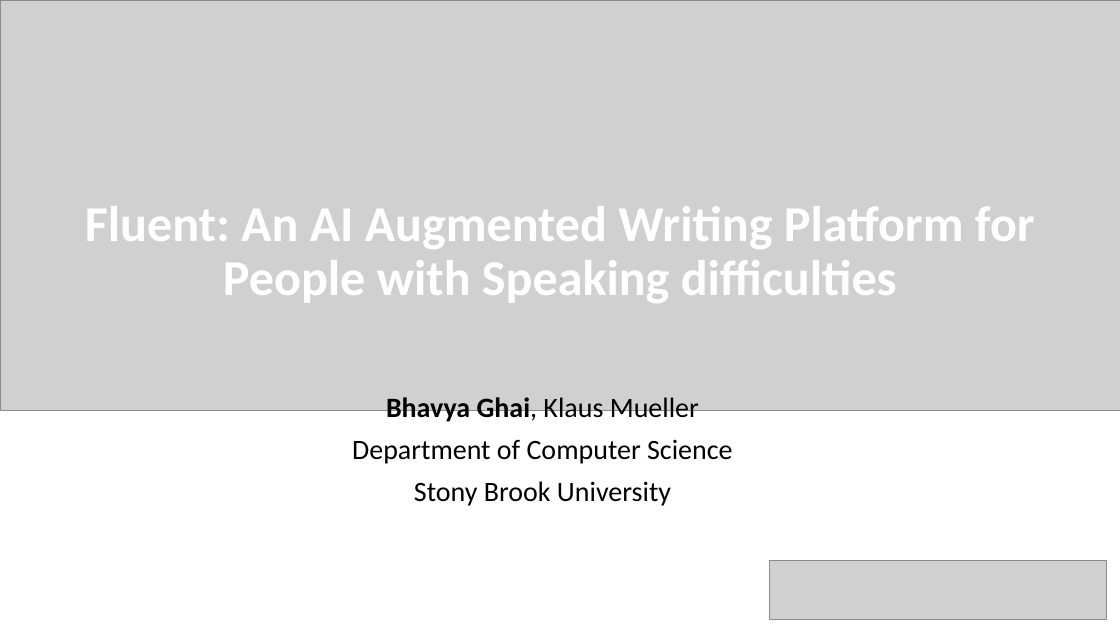
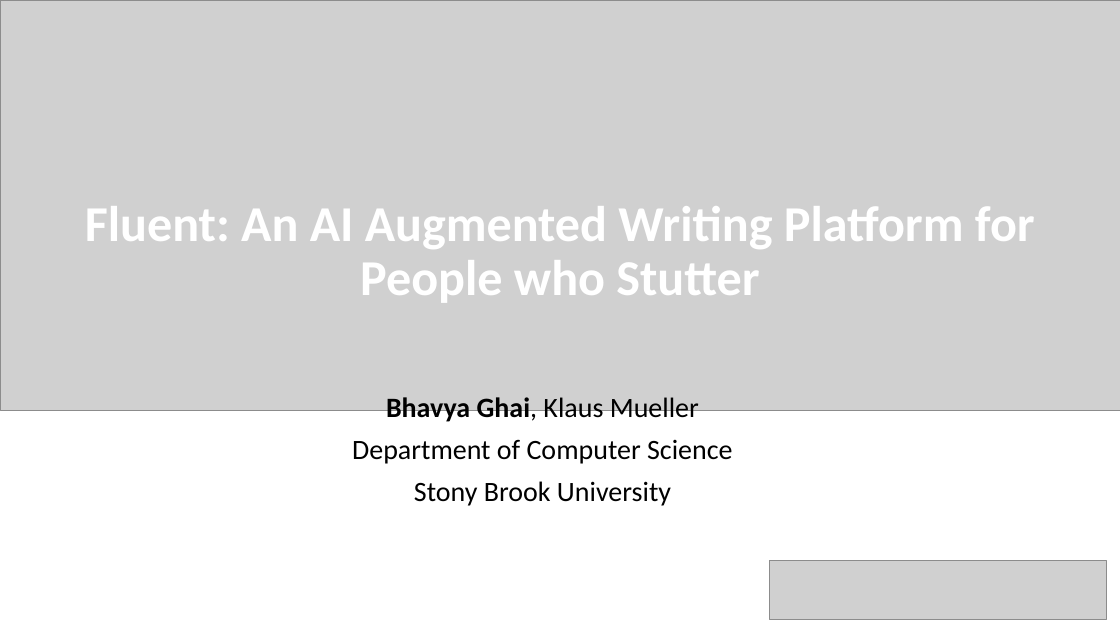
Before and after one commit to bhavyaghai/Fluent, a slide deck: slide 1 of presentation.pptx. Drawn at 1120x630 pixels with LibreOffice and Linux fonts; fonts in the diff are those of the drawing; grey boxes stand for pictures. Boxes give left, top, right and bottom in pixels: in the first picture for what was removed or moved away, otherwise in the second. Text is boxed around its words. In the diff, an @@ line names an element or a change of style, - is before the commit and + after.

```diff
--- a/presentation.pptx
+++ b/presentation.pptx
@@ title at box(85, 206, 1035, 303): text changed @@
-Fluent: An AI Augmented Writing Platform for People with Speaking difficulties
+Fluent: An AI Augmented Writing Platform for People who Stutter
```
Also in this commit, not shown: 3 other slides changed, 4 slides added, 1 slide removed, 4 other files.
